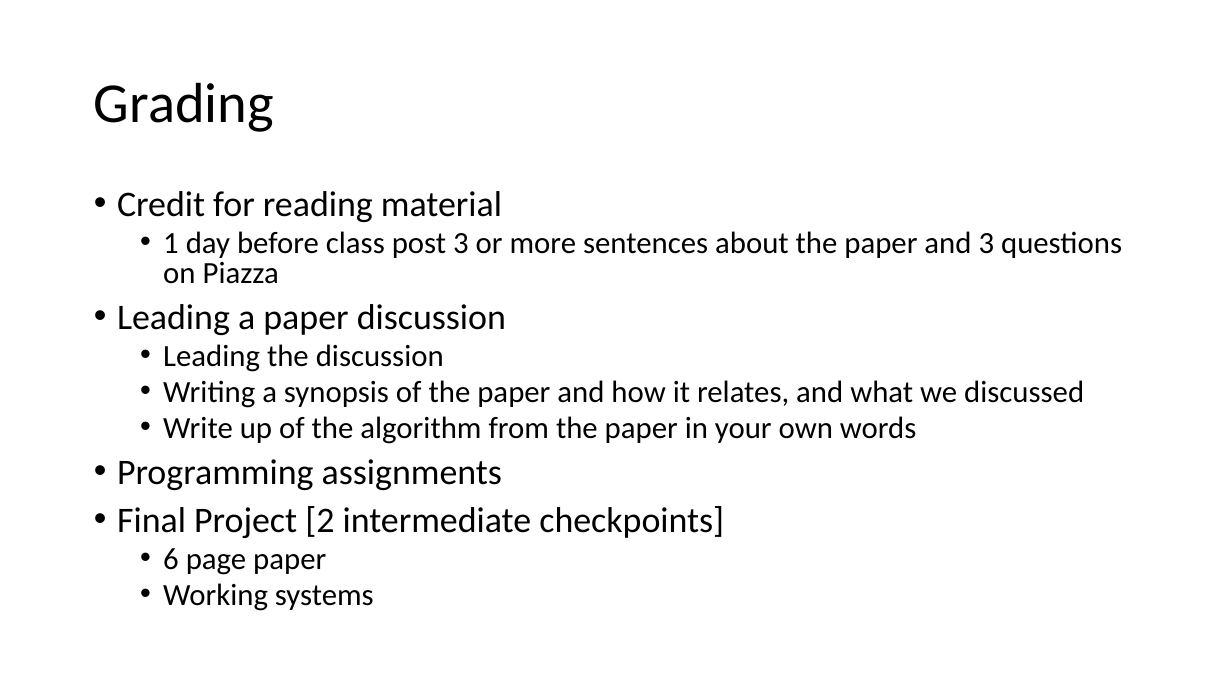
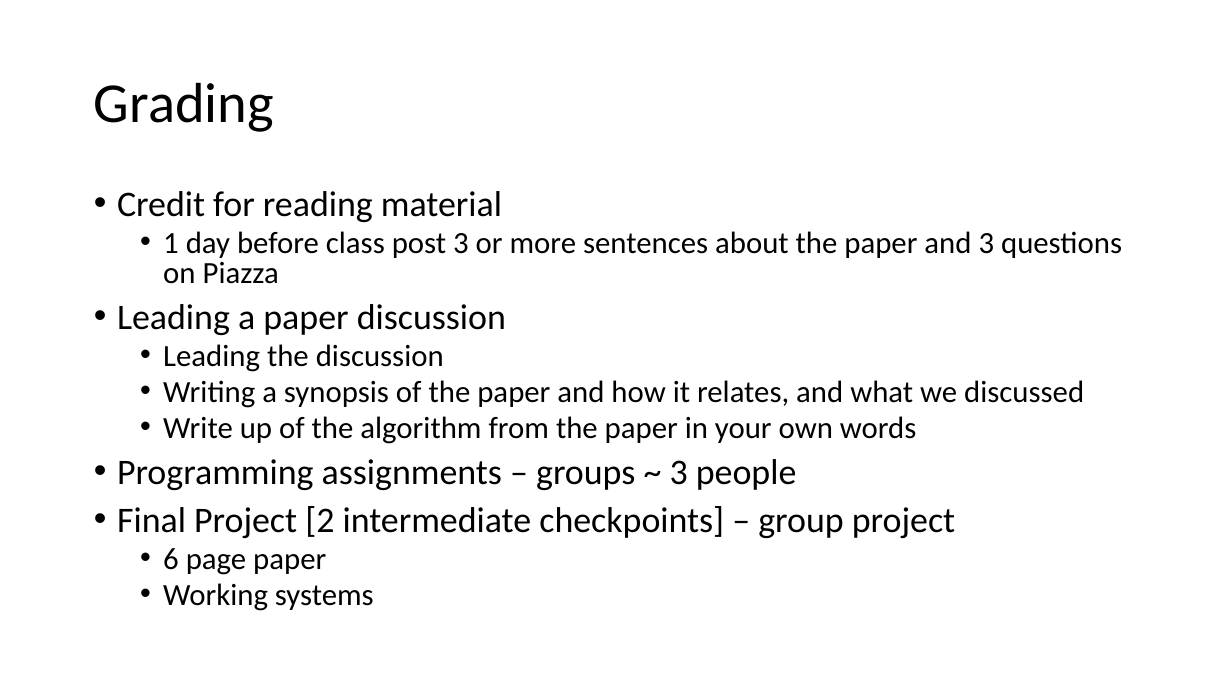
Before and after one commit to dialog-systems-class/dialog-systems-class.github.io, a slide deck: slide 4 of lectures/Intro.potx (slide 3 before the commit). Drawn at 1232x693 pixels with LibreOffice and Linux fonts; fonts in the diff are those of the drawing. Boxes give left, top, right and bottom in pixels: in the first picture for what was removed or moved away, otherwise in the second. Text is boxed around its words. In the diff, an @@ line names an element or a change of style, - is before the commit and + after.

```diff
--- a/lectures/Intro.potx
+++ b/lectures/Intro.potx
@@ text at (117,459,955,538): text changed @@
-• Programming assignments
-• Final Project [2 intermediate checkpoints]
+• Programming assignments – groups ~ 3 people
+• Final Project [2 intermediate checkpoints] – group project
```
Also in this commit, not shown: 3 slides added.
